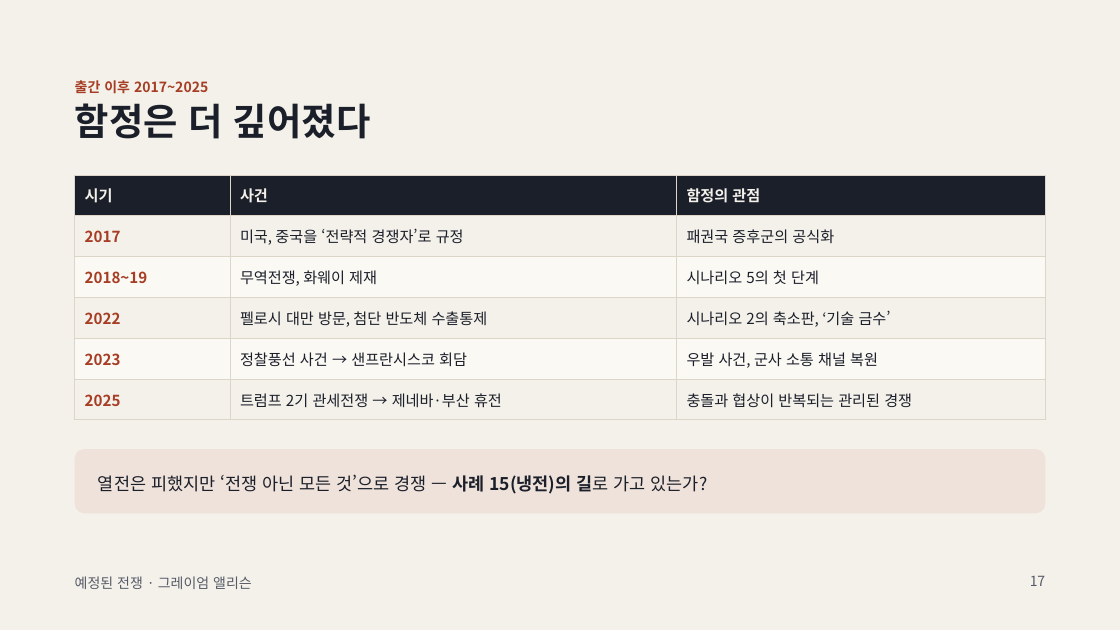
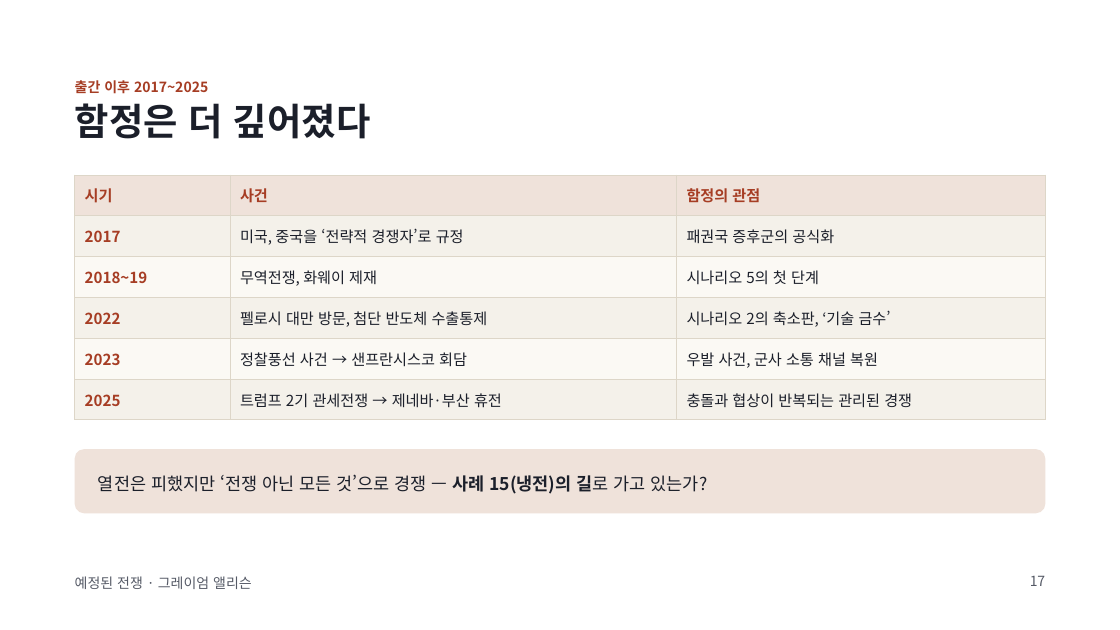
Before and after one commit to hpark1947/Politics, a slide deck: slide 17 of 발표자료/예정된 전쟁.pptx. Drawn at 1120x630 pixels with LibreOffice and Linux fonts; fonts in the diff are those of the drawing. Boxes give left, top, right and bottom in pixels: in the first picture for what was removed or moved away, otherwise in the second. Text is boxed around its words. In the diff, an @@ line names an element or a change of style, - is before the commit and + after.

```diff
--- a/발표자료/예정된 전쟁.pptx
+++ b/발표자료/예정된 전쟁.pptx
@@ background #F4F1EA to #FFFFFF @@
@@ table at bbox=[75, 175, 1046, 412] @@
@@ fill #1B1F2A to #EFE2DA in row 1 @@
@@ text colour #F4F1EA to #A63D24 in "시기", "사건", "함정의 관점" @@
```
Also in this commit, not shown: 19 other slides changed.
